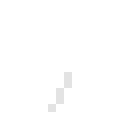
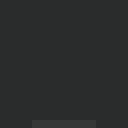
Before/after of a 128 × 128 layered artwork. What changed in the layer stack:
showed "side", painted on it over [0, 0, 128, 128]
hid "top.mask.3" over [40, 64, 72, 112]
